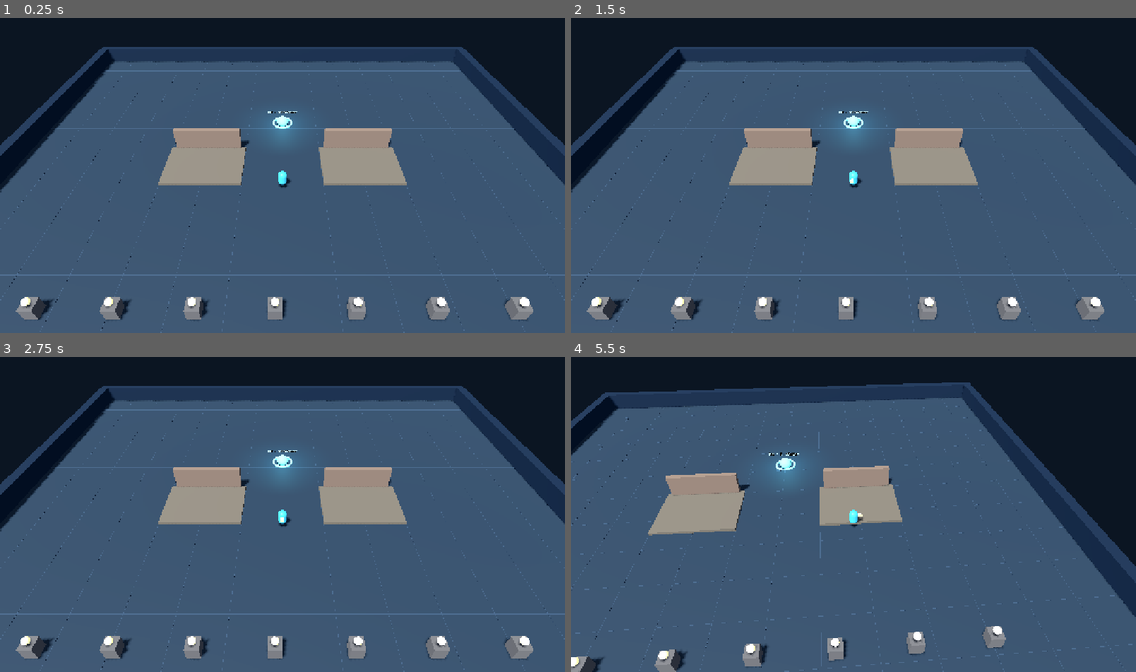
Above: before the commit, frames 1-4 (two rows, left to right).
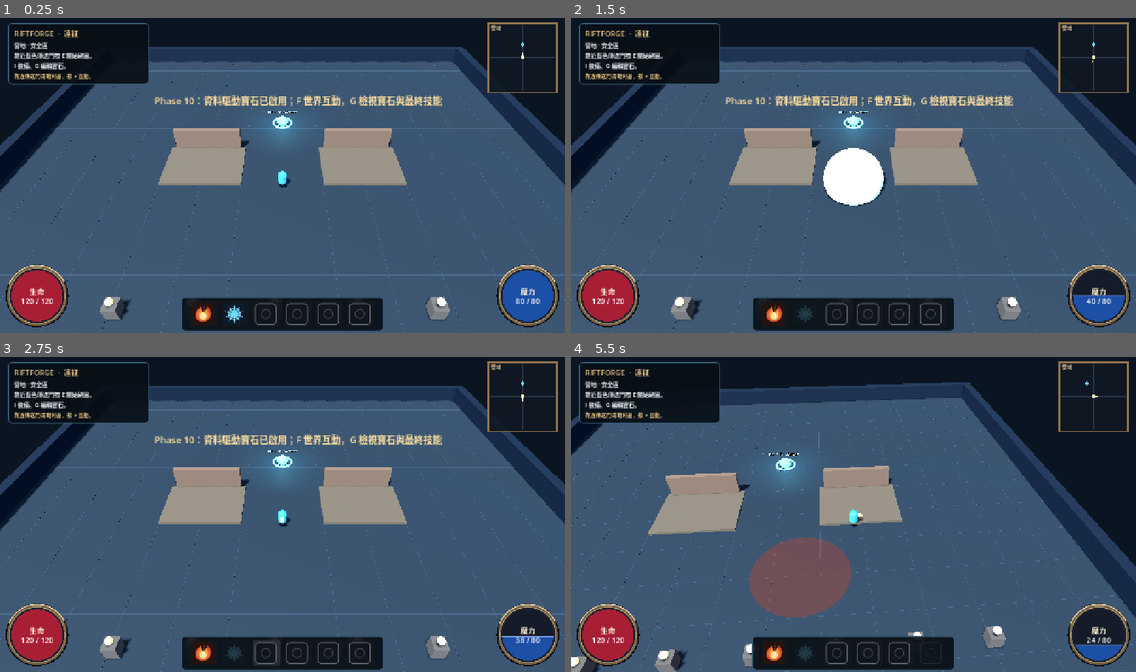
Above: after the commit, the same moments.

Repository: Lucypigr/Riftforge-Godot
Game: Godot game, scene res://scenes/main.tscn
The game is run twice, just before and just after one commit, with the same random seed, the same clock (stepped at 60 frames per second) and the same inputs.
Inputs (mouse positions are in pixels of both pictures, inside the frame that each line leads up to):
- Up to frame 1 (0.25 s): no input
- Up to frame 2 (1.5 s): click (774, 314) at 0.52 s; click (808, 314) at 1.27 s
- Up to frame 3 (2.75 s): click (265, 653) at 2.02 s
- Up to frame 4 (5.5 s): click (870, 653) at 2.77 s; click (898, 653) at 3.52 s; click (932, 653) at 4.27 s; tap Enter at 5 s; move the mouse to (977, 498) at 5.02 s; hold D (move_right) from 5.03 s (still down); tap Space (dash) at 5.1 s; click (977, 498) at 5.17 s

The runs differ from the first frame. In frame 1, 11% of the frame differs, in the area x 1-99%, y 1-100%; in frame 2, 12%; in frame 3, 11%; in frame 4, 14%.
Error before the commit: Parse Error: Cannot infer the type of "current" variable because the value doesn't have a set type. (res://scripts/phase10_hud.gd:107)

Commit message:
Harden Phase 10 HUD dynamic types

Diff:
--- a/scripts/phase10_hud.gd
+++ b/scripts/phase10_hud.gd
@@ -67,10 +67,10 @@
 	for instance in game.gem_instances:
 		if not (instance is Dictionary):
 			continue
-		var gem_id := str(instance.get("gem_id", ""))
-		var definition := GemSystem10.definition(gem_id)
+		var gem_id: String = str(instance.get("gem_id", ""))
+		var definition: Dictionary = GemSystem10.definition(gem_id)
 		var tags: Array = definition.get("tags", [])
-		var line := "%s Lv.%d｜%s｜%s｜%s" % [
+		var line: String = "%s Lv.%d｜%s｜%s｜%s" % [
 			GemSystem10.display_name(gem_id),
 			int(instance.get("level", 1)),
 			str(definition.get("color", "")),
@@ -89,28 +89,28 @@
 		return
 	var installed: Array = game.installed_skill_gems()
 	for slot in range(_skill_pickers.size()):
-		var picker := _skill_pickers[slot]
+		var picker: OptionButton = _skill_pickers[slot]
 		var label = picker.get_parent().get_child(slot * 2)
 		if label is Label:
 			label.text = game.skill_binding_name(slot)
 		picker.clear()
 		picker.add_item("空白")
 		picker.set_item_metadata(0, "")
-		var selected := 0
+		var selected: int = 0
 		for gem_id in installed:
-			var index := picker.item_count
+			var index: int = picker.item_count
 			picker.add_item(game.skill_name(str(gem_id)))
 			picker.set_item_metadata(index, str(gem_id))
 			if str(gem_id) == game.skill_gem(slot):
 				selected = index
 		picker.select(selected)
-		var current := game.skill_gem(slot)
+		var current: String = game.skill_gem(slot)
 		picker.tooltip_text = game.skill_tooltip(current) if not current.is_empty() else "空技能槽"
 
 func _on_skill_picker_selected(option: int, slot: int, picker: OptionButton) -> void:
 	if game == null or option < 0 or option >= picker.item_count:
 		return
-	var gem_id := str(picker.get_item_metadata(option))
+	var gem_id: String = str(picker.get_item_metadata(option))
 	if game.assign_skill_slot(slot, gem_id):
 		_rendered_gems[slot] = "__refresh__"
 		_refresh_phase10_gems()
@@ -120,5 +120,5 @@
 	if game == null:
 		return
 	for slot in range(_skill_buttons.size()):
-		var gem_id := game.skill_gem(slot)
+		var gem_id: String = game.skill_gem(slot)
 		_skill_buttons[slot].tooltip_text = game.skill_tooltip(gem_id) if not gem_id.is_empty() else "空技能槽"
